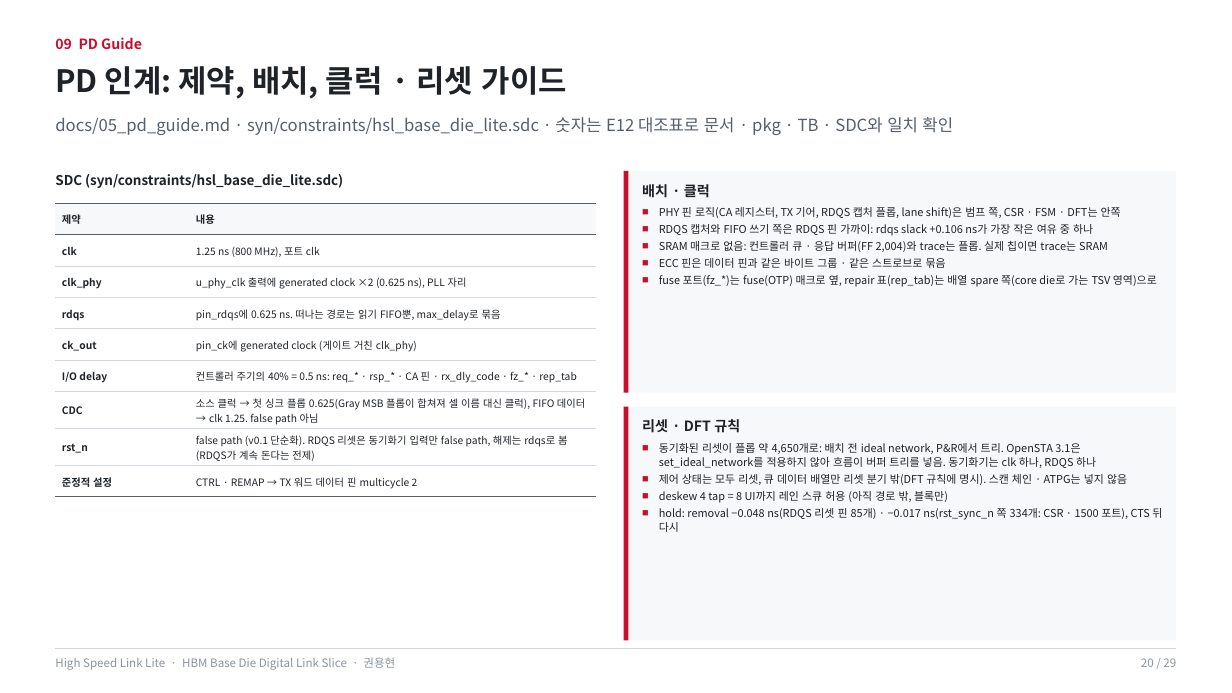
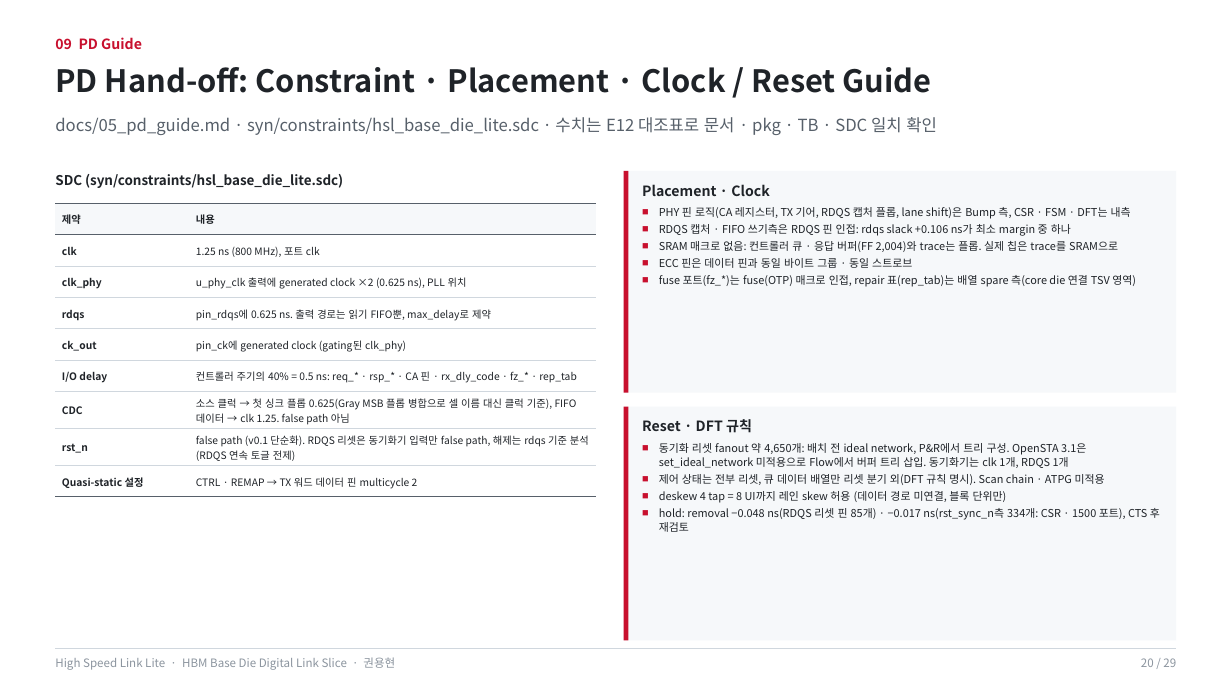
Before and after one commit to yhkwon-git/High_Speed_Link_Lite, a slide deck: slide 20 of portfolio-deck/HighSpeedLinkLite_Portfolio.pptx. Drawn at 1232x693 pixels with LibreOffice and Linux fonts; fonts in the diff are those of the drawing. Boxes give left, top, right and bottom in pixels: in the first picture for what was removed or moved away, otherwise in the second. Text is boxed around its words. In the diff, an @@ line names an element or a change of style, - is before the commit and + after.

```diff
--- a/portfolio-deck/HighSpeedLinkLite_Portfolio.pptx
+++ b/portfolio-deck/HighSpeedLinkLite_Portfolio.pptx
@@ text at box(55, 67, 932, 93): text changed @@
-PD 인계: 제약, 배치, 클럭 · 리셋 가이드
+PD Hand-off: Constraint · Placement · Clock / Reset Guide
@@ text at box(55, 117, 937, 135): text changed @@
-docs/05_pd_guide.md · syn/constraints/hsl_base_die_lite.sdc · 숫자는 E12 대조표로 문서 · pkg · TB · SDC와 일치 확인
+docs/05_pd_guide.md · syn/constraints/hsl_base_die_lite.sdc · 수치는 E12 대조표로 문서 · pkg · TB · SDC 일치 확인
@@ table at box(55, 203, 596, 493) @@
-row 3, column 2: u_phy_clk 출력에 generated clock ×2 (0.625 ns), PLL 자리
+row 3, column 2: u_phy_clk 출력에 generated clock ×2 (0.625 ns), PLL 위치
-row 4, column 2: pin_rdqs에 0.625 ns. 떠나는 경로는 읽기 FIFO뿐, max_delay로 묶음
+row 4, column 2: pin_rdqs에 0.625 ns. 출력 경로는 읽기 FIFO뿐, max_delay로 제약
-row 5, column 2: pin_ck에 generated clock (게이트 거친 clk_phy)
+row 5, column 2: pin_ck에 generated clock (gating된 clk_phy)
-row 7, column 2: 소스 클럭 → 첫 싱크 플롭 0.625(Gray MSB 플롭이 합쳐져 셀 이름 대신 클럭), FIFO 데이터 → clk 1.25. false path 아님
+row 7, column 2: 소스 클럭 → 첫 싱크 플롭 0.625(Gray MSB 플롭 병합으로 셀 이름 대신 클럭 기준), FIFO 데이터 → clk 1.25. false path 아님
-row 8, column 2: false path (v0.1 단순화). RDQS 리셋은 동기화기 입력만 false path, 해제는 rdqs로 봄(RDQS가 계속 돈다는 전제)
+row 8, column 2: false path (v0.1 단순화). RDQS 리셋은 동기화기 입력만 false path, 해제는 rdqs 기준 분석(RDQS 연속 토글 전제)
-row 9, column 1: 준정적 설정
+row 9, column 1: Quasi-static 설정
@@ text at box(642, 184, 1136, 287): text changed @@
-배치 · 클럭
-■ PHY 핀 로직(CA 레지스터, TX 기어, RDQS 캡처 플롭, lane shift)은 범프 쪽, CSR · FSM · DFT는 안쪽
-■ RDQS 캡처와 FIFO 쓰기 쪽은 RDQS 핀 가까이: rdqs slack +0.106 ns가 가장 작은 여유 중 하나
-■ SRAM 매크로 없음: 컨트롤러 큐 · 응답 버퍼(FF 2,004)와 trace는 플롭. 실제 칩이면 trace는 SRAM
-■ ECC 핀은 데이터 핀과 같은 바이트 그룹 · 같은 스트로브로 묶음
-■ fuse 포트(fz_*)는 fuse(OTP) 매크로 옆, repair 표(rep_tab)는 배열 spare 쪽(core die로 가는 TSV 영역)으로
+Placement · Clock
+■ PHY 핀 로직(CA 레지스터, TX 기어, RDQS 캡처 플롭, lane shift)은 Bump 측, CSR · FSM · DFT는 내측
+■ RDQS 캡처 · FIFO 쓰기측은 RDQS 핀 인접: rdqs slack +0.106 ns가 최소 margin 중 하나
+■ SRAM 매크로 없음: 컨트롤러 큐 · 응답 버퍼(FF 2,004)와 trace는 플롭. 실제 칩은 trace를 SRAM으로
+■ ECC 핀은 데이터 핀과 동일 바이트 그룹 · 동일 스트로브
+■ fuse 포트(fz_*)는 fuse(OTP) 매크로 인접, repair 표(rep_tab)는 배열 spare 측(core die 연결 TSV 영역)
@@ text at box(642, 419, 1160, 532): text changed @@
-리셋 · DFT 규칙
-■ 동기화된 리셋이 플롭 약 4,650개로: 배치 전 ideal network, P&R에서 트리. OpenSTA 3.1은 set_ideal_network를 적용하지 않아 흐름이 버퍼 트리를 넣음. 동기화기는 clk 하나, RDQS 하나
-■ 제어 상태는 모두 리셋, 큐 데이터 배열만 리셋 분기 밖(DFT 규칙에 명시). 스캔 체인 · ATPG는 넣지 않음
-■ deskew 4 tap = 8 UI까지 레인 스큐 허용 (아직 경로 밖, 블록만)
-■ hold: removal −0.048 ns(RDQS 리셋 핀 85개) · −0.017 ns(rst_sync_n 쪽 334개: CSR · 1500 포트), CTS 뒤 다시
+Reset · DFT 규칙
+■ 동기화 리셋 fanout 약 4,650개: 배치 전 ideal network, P&R에서 트리 구성. OpenSTA 3.1은 set_ideal_network 미적용으로 Flow에서 버퍼 트리 삽입. 동기화기는 clk 1개, RDQS 1개
+■ 제어 상태는 전부 리셋, 큐 데이터 배열만 리셋 분기 외(DFT 규칙 명시). Scan chain · ATPG 미적용
+■ deskew 4 tap = 8 UI까지 레인 skew 허용 (데이터 경로 미연결, 블록 단위만)
+■ hold: removal −0.048 ns(RDQS 리셋 핀 85개) · −0.017 ns(rst_sync_n측 334개: CSR · 1500 포트), CTS 후 재검토
```
Also in this commit, not shown: 26 other slides changed, 1 other file.
